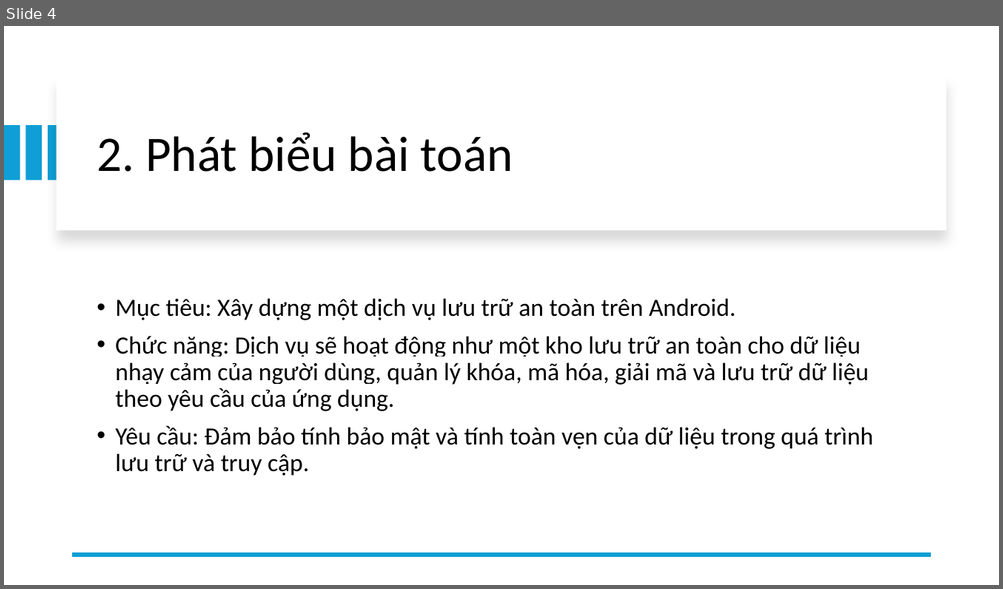
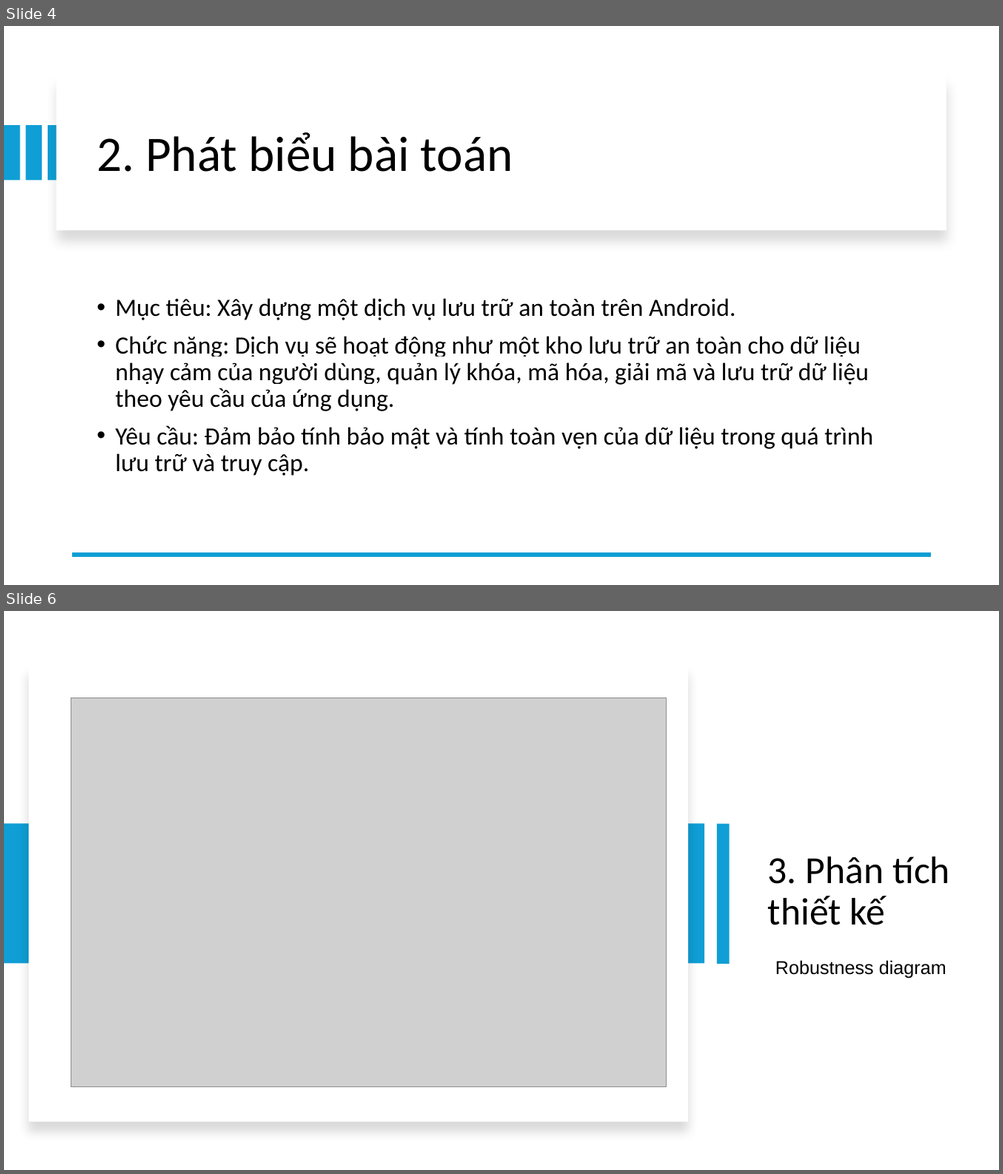
Before and after one commit to minhducdo050702/T07, a slide deck: report/Slide report T07.pptx. Shown one above the other, each under a label of ours: slide 4 before the commit, slides 4 and 6 after it; the slides between them are not shown. The pictures are 1003x589 and 1003x1174 pixels, drawn with LibreOffice and Linux fonts; fonts in the diff are those of the drawing; grey boxes stand for pictures. Boxes give left, top, right and bottom in pixels: in the first picture for what was removed or moved away, otherwise in the second. Text is boxed around its words. In the diff, an @@ line names an element or a change of style, - is before the commit and + after.

```diff
--- a/report/Slide report T07.pptx
+++ b/report/Slide report T07.pptx
@@ slide 6 added at [4,611,999,1170], background #FFFFFF @@
@@ rectangle added at [28,666,688,1122], fill #FFFFFF @@
@@ picture added at [71,698,666,1087] @@
@@ rectangle added at [5,824,705,964], fill #0F9ED5 @@
@@ rectangle added at [716,824,729,964], fill #0F9ED5 @@
@@ title added at [768,857,950,925], 37 pt, text #000000 @@
+3. Phân tích thiết kế
@@ text added at [775,960,946,978], 18 pt, text #000000 @@
+Robustness diagram
```
Also in this commit, not shown: 9 slides changed, 9 other slides added, 1 slide removed, 2 other files.
